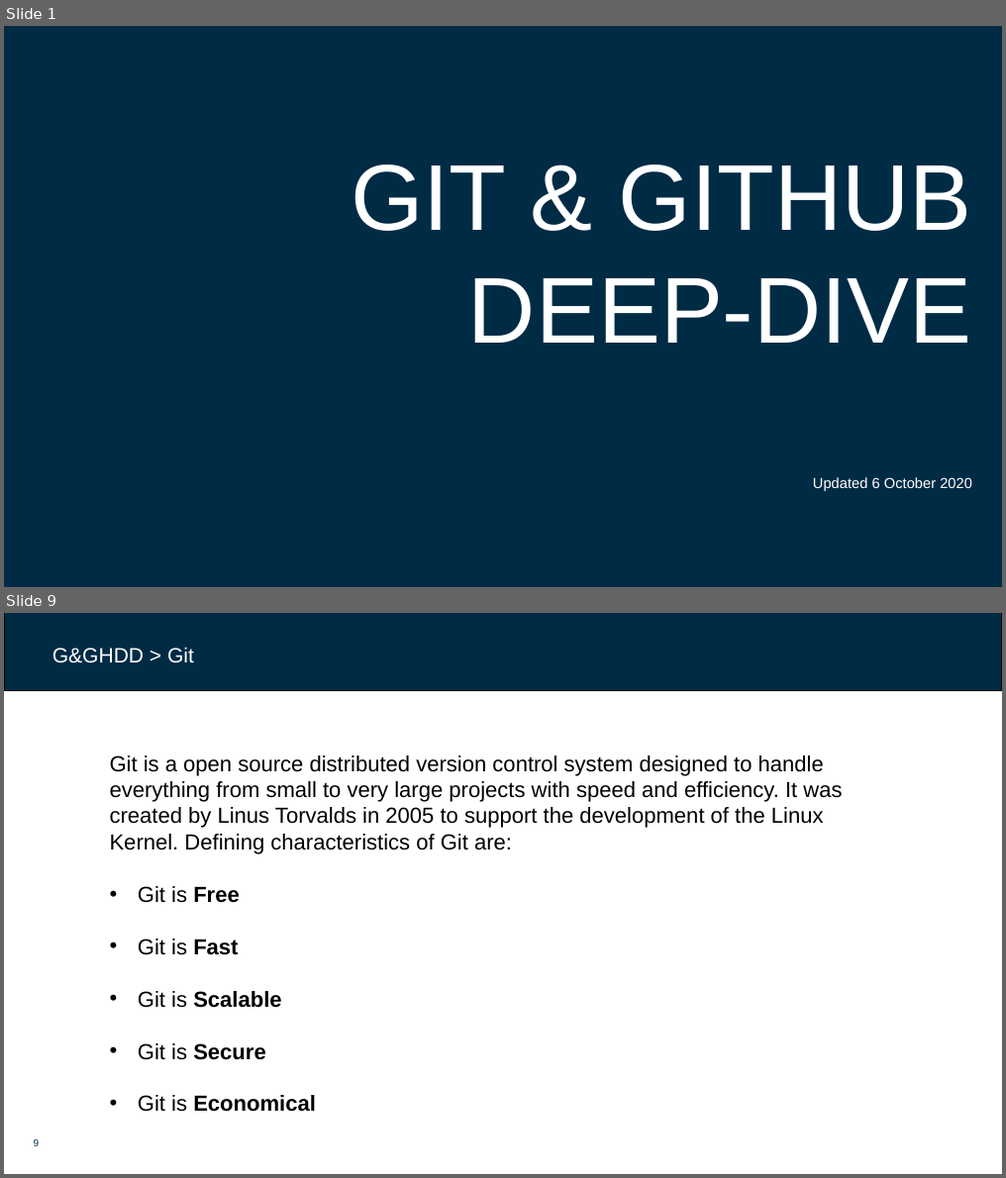
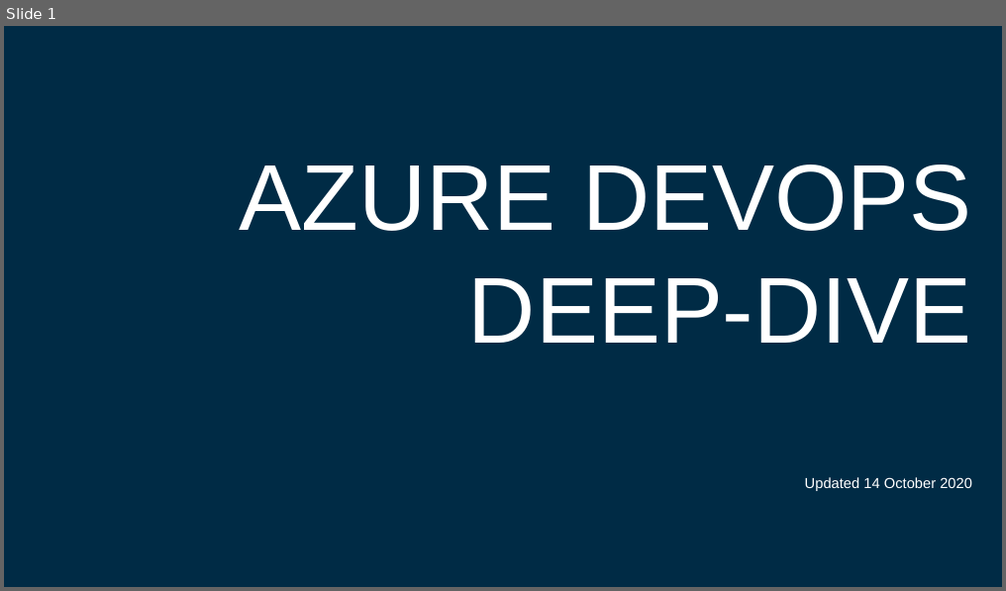
Before and after one commit to dfds/dojo, a slide deck: workshops/ado-deep-dive/ado-deep-dive.pptx. Shown one above the other, each under a label of ours: slides 1 and 9 before the commit, slide 1 after it; the slides between them are not shown. The pictures are 1006x1178 and 1006x591 pixels, drawn with LibreOffice and Linux fonts; fonts in the diff are those of the drawing; background and template pictures are left out. Boxes give left, top, right and bottom in pixels: in the first picture for what was removed or moved away, otherwise in the second. Text is boxed around its words. In the diff, an @@ line names an element or a change of style, - is before the commit and + after.

```diff
--- a/workshops/ado-deep-dive/ado-deep-dive.pptx
+++ b/workshops/ado-deep-dive/ado-deep-dive.pptx
@@ slide 9 removed at (4, 613, 1002, 1174), background #FFFFFF @@
@@ rectangle removed at (4, 613, 1002, 691) @@
@@ rectangle removed at (46, 639, 708, 671) @@
-G&GHDD > Git
@@ text removed at (110, 756, 842, 1060) @@
-Git is a open source distributed version control system designed to handle everything from small to very large projects with speed and efficiency. It was created by Linus Torvalds in 2005 to support the development of the Linux Kernel. Defining characteristics of Git are:
-• Git is Free
-• Git is Fast
-• Git is Scalable
-• Git is Secure
-• Git is Economical
@@ page number removed at (34, 1140, 40, 1147) @@
-9
@@ slide 1 changed as well @@
@@ title at (240, 165, 972, 491): text changed @@
-GIT & GITHUB
-DEEP-DIVE
-Updated 6 October 2020
+AZURE DEVOPS
+DEEP-DIVE
+Updated 14 October 2020
```
Also in this commit, not shown: 4 other slides changed, 3 slides added, 30 other slides removed.
